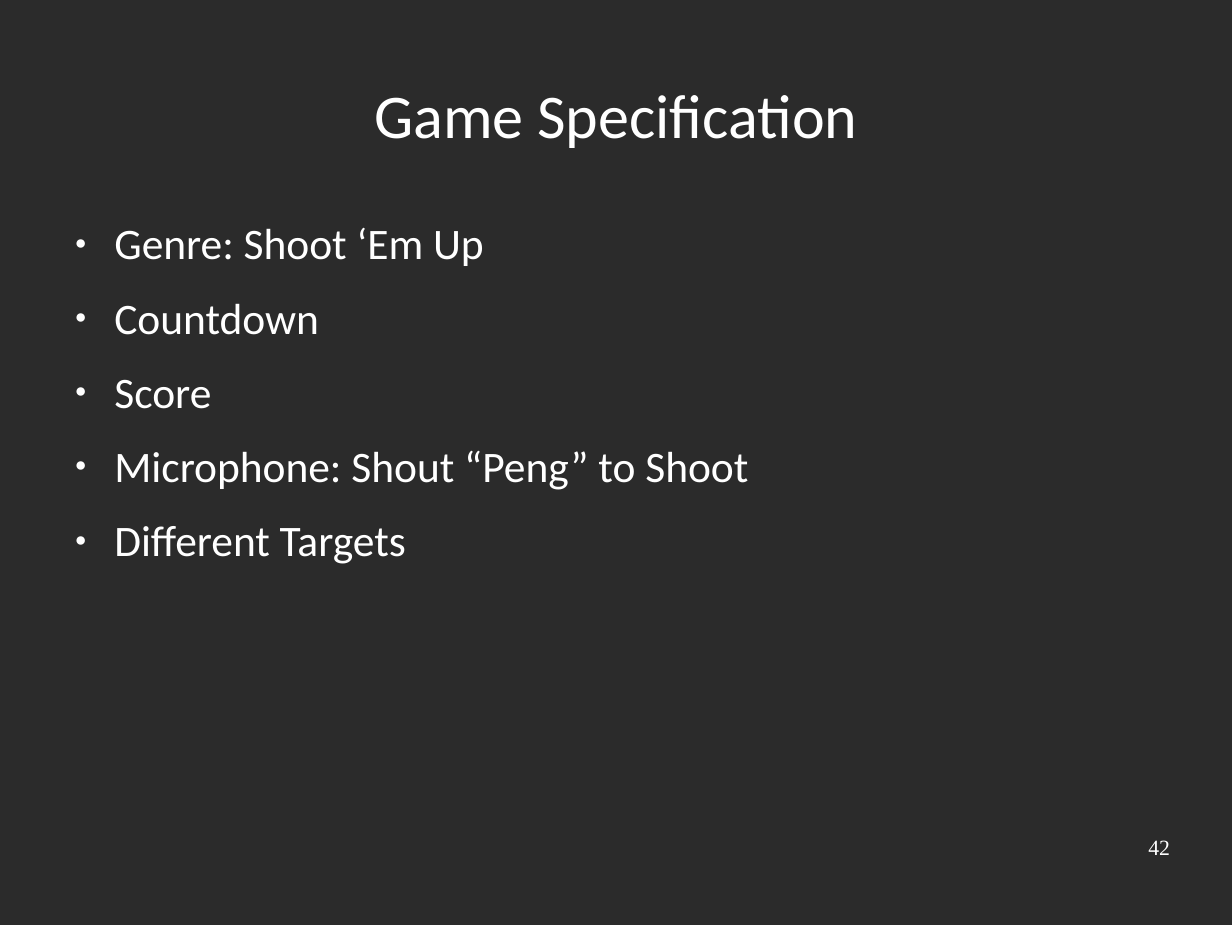
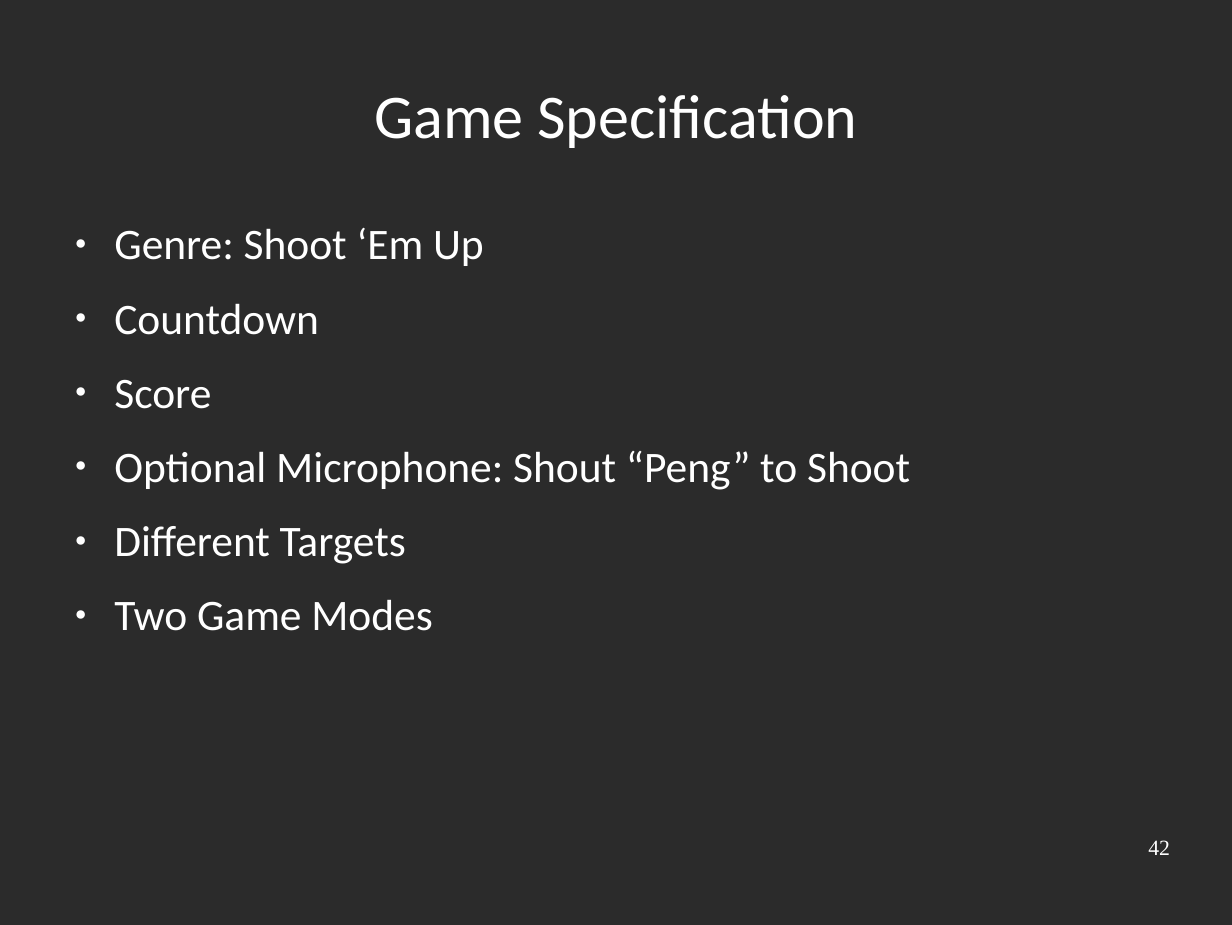
Before and after one commit to Rust-Mikrocontroller-Praktikum-2017/megamaertz, a slide deck: slide 2 of slides/slides.odp. Drawn at 1232x925 pixels with LibreOffice and Linux fonts; fonts in the diff are those of the drawing; background and template pictures are left out; a plain dark background stands for a picture behind light text. Boxes give left, top, right and bottom in pixels: in the first picture for what was removed or moved away, otherwise in the second. Text is boxed around its words. In the diff, an @@ line names an element or a change of style, - is before the commit and + after.

```diff
--- a/slides/slides.odp
+++ b/slides/slides.odp
@@ text at <box>114,451,910,490</box>: text changed @@
-● Microphone: Shout “Peng” to Shoot
+● Optional Microphone: Shout “Peng” to Shoot
@@ text at <box>114,599,432,631</box>: paragraph added @@
+● Two Game Modes
```
Also in this commit, not shown: 5 other slides changed, 1 slide added, 9 other files.
